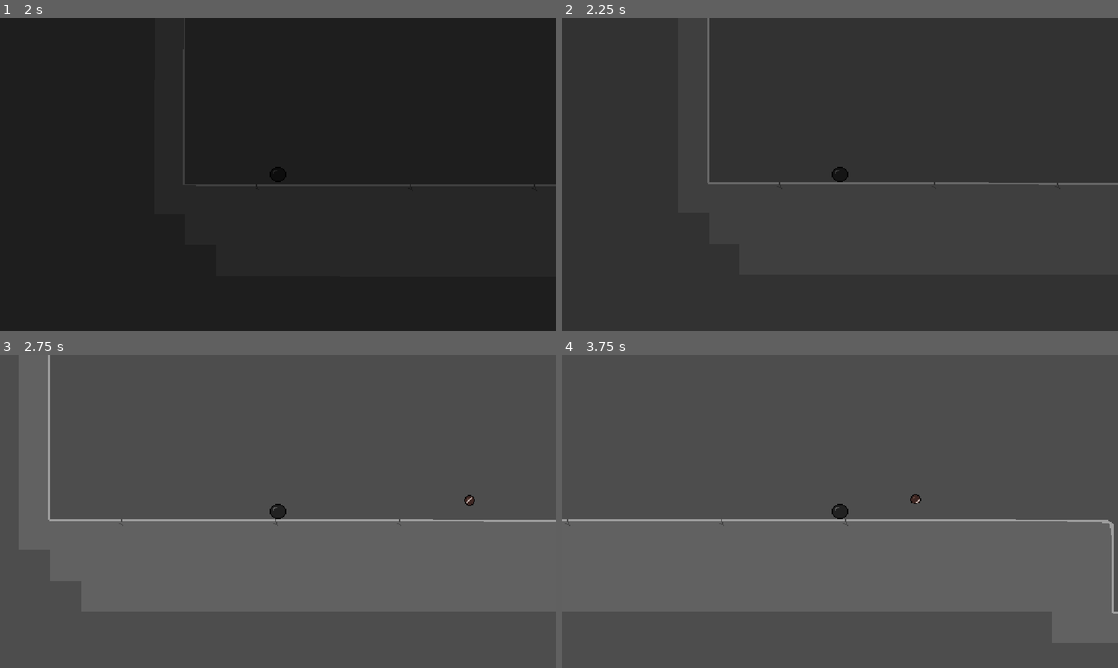
Above: before the commit, frames 1-4 (two rows, left to right).
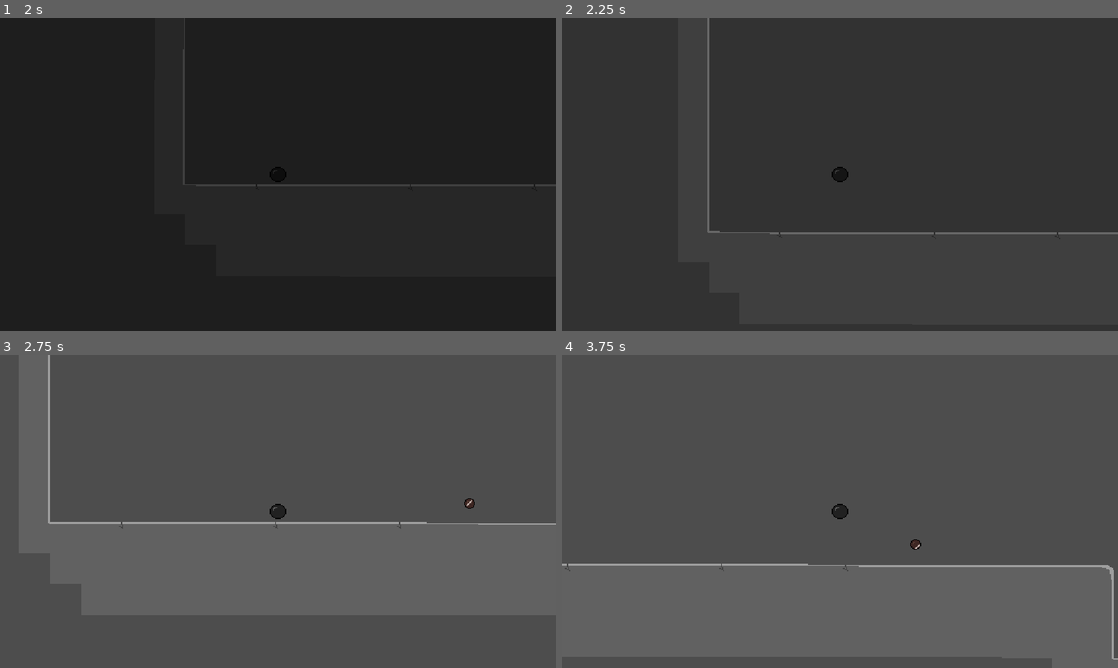
Above: after the commit, the same moments.

Repository: Adi-Ari-17/tapioca-run
Game: Godot game, scene res://scenes/main.tscn
Two runs of this game, one before a commit and one after it. Both use one fixed random seed, a clock stepped at 60 frames per second and the inputs below.
Inputs:
- Up to frame 1 (2 s): click "Start Game" at 0.5 s; click "Start Game" at 1.25 s
- Up to frame 2 (2.25 s): hold Right (right) from 2.03 s (still down)
- Up to frame 3 (2.75 s): keep holding Right (right); tap Up (up) at 2.27 s
- Up to frame 4 (3.75 s): tap Up (up) at 3.02 s; release Right (right) at 3.53 s; hold Left (left) from 3.53 s (still down)

Frame 1 is identical in both runs. In frame 2, 1.0% of the frame differs, in the area x 26-100%, y 52-70%; in frame 3, 1.2%; in frame 4, 1.5%, in the area x 0-100%, y 44-98%.

Commit message:
player script stuffs

Diff:
--- a/tapioca-run/scripts/player.gd
+++ b/tapioca-run/scripts/player.gd
@@ -2,10 +2,14 @@
 
 const SPEED = 200.0
 const JUMP_VELOCITY = -325.0
+var touched_floor: = true
+var prev_velocity = 0.0
+var jump_buffer_timer: float = 0.0
 
 
 func _physics_process(delta: float) -> void:
 	if not is_on_floor():
+		prev_velocity = velocity.y
 		velocity += get_gravity() * delta
 	if Input.is_action_just_pressed("up") and is_on_floor():
 		velocity.y = JUMP_VELOCITY
@@ -16,5 +20,6 @@
 		velocity.x = direction * SPEED
 	else:
 		velocity.x = move_toward(velocity.x, 0, SPEED)
-
+	if is_on_floor() and touched_floor:
+		velocity.y = -prev_velocity
 	move_and_slide()
